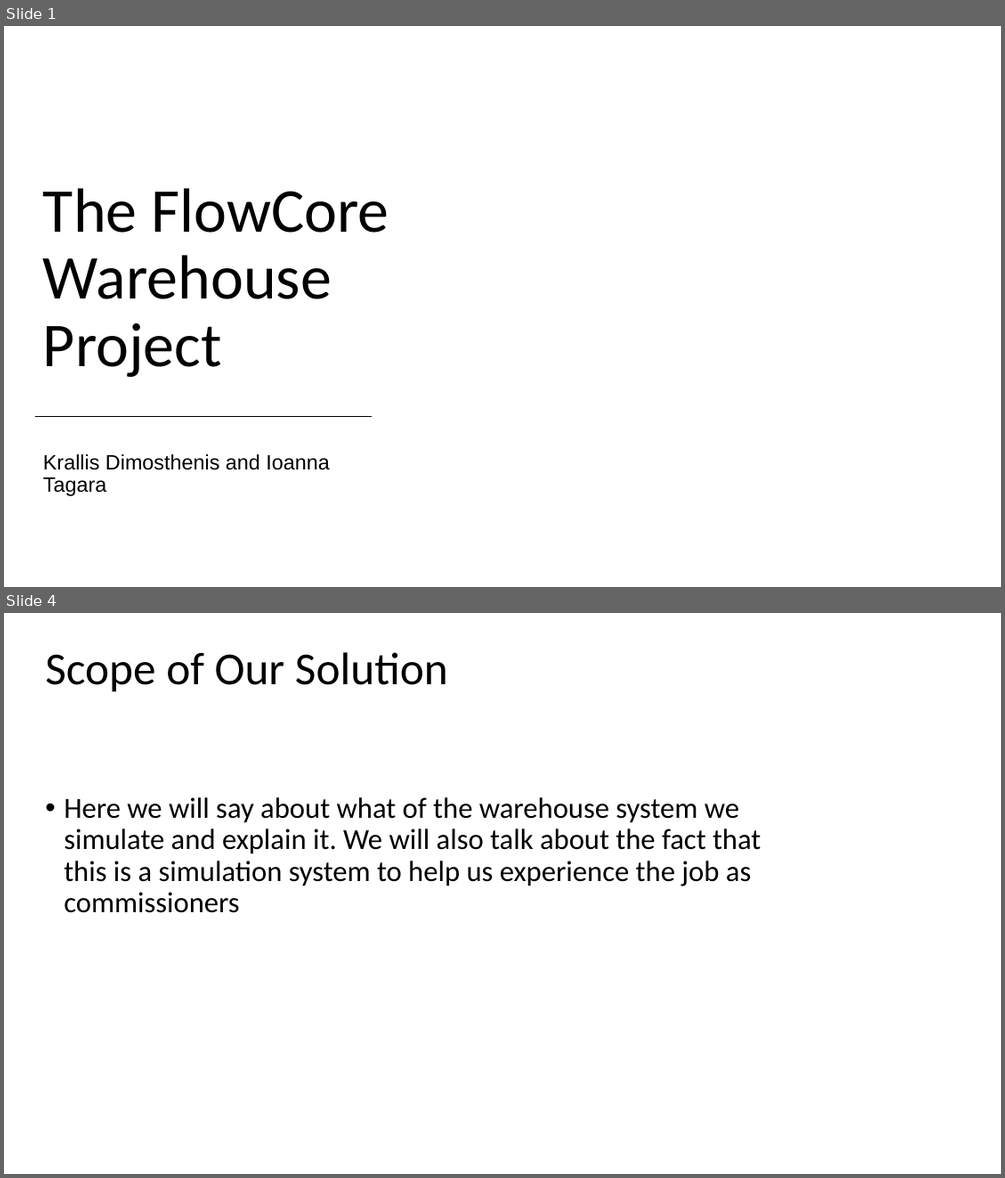
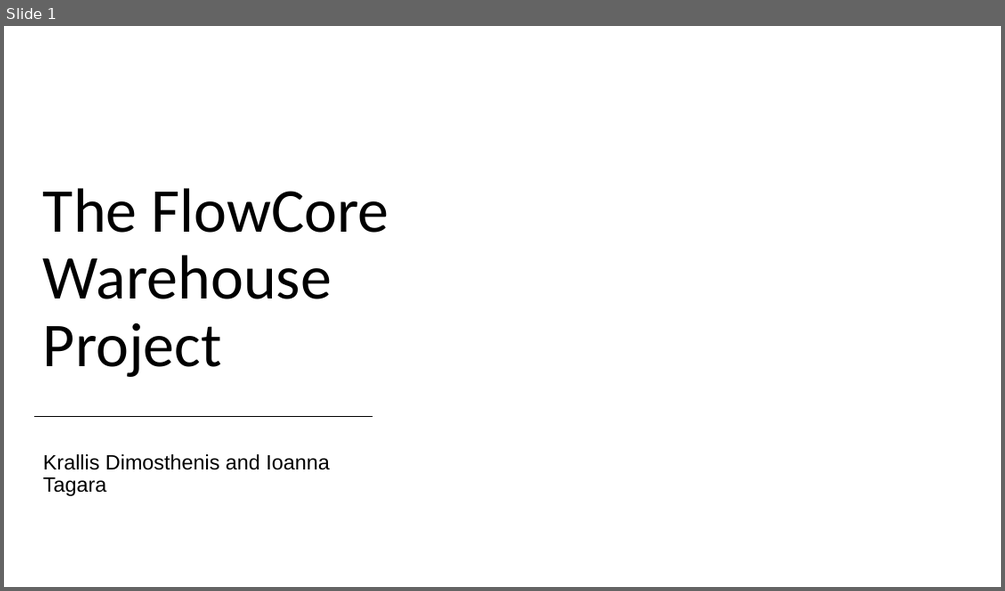
Before and after one commit to wallmenis/exercise, a slide deck: presentation/Presentation.pptx. Shown one above the other, each under a label of ours: slides 1 and 4 before the commit, slide 1 after it; the slides between them are not shown. The pictures are 1005x1178 and 1005x591 pixels, drawn with LibreOffice and Linux fonts; fonts in the diff are those of the drawing; background and template pictures are left out. Boxes give left, top, right and bottom in pixels: in the first picture for what was removed or moved away, otherwise in the second. Text is boxed around its words. In the diff, an @@ line names an element or a change of style, - is before the commit and + after.

```diff
--- a/presentation/Presentation.pptx
+++ b/presentation/Presentation.pptx
@@ slide 4 removed at box(4, 613, 1001, 1174), background picture (left out) @@
@@ title removed at box(45, 652, 448, 692) @@
-Scope of Our Solution
@@ subtitle removed at box(64, 797, 760, 913) @@
-• Here we will say about what of the warehouse system we simulate and explain it. We will also talk about the fact that this is a simulation system to help us experience the job as commissioners
```
Also in this commit, not shown: 6 other slides changed, 6 slides added, 5 other slides removed, 3 other files.
